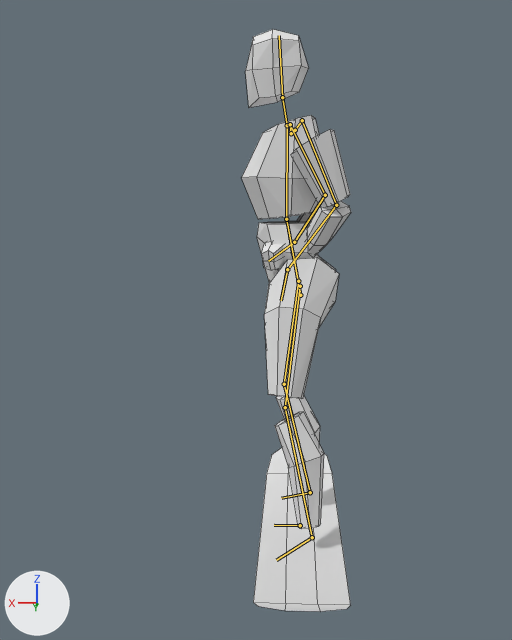
Before and after pictures for a commit that changed the Blender file chars/Snowboarder.blend.
One viewpoint serves both versions: a camera (50 mm lens) standing at (0.04, 3.31, 0.59) and looking at (0.21, 0.01, 0.05). Every picture has the same lights, and +X, +Y and +Z are marked at lower left. Both versions are drawn at frame 5 of the action 'Rotate Left'; the numbers are the values there. The bones that bend it are drawn over the model as lines. Mesh edges are drawn as thin lines.

The first picture shows 'Snowboarder'.
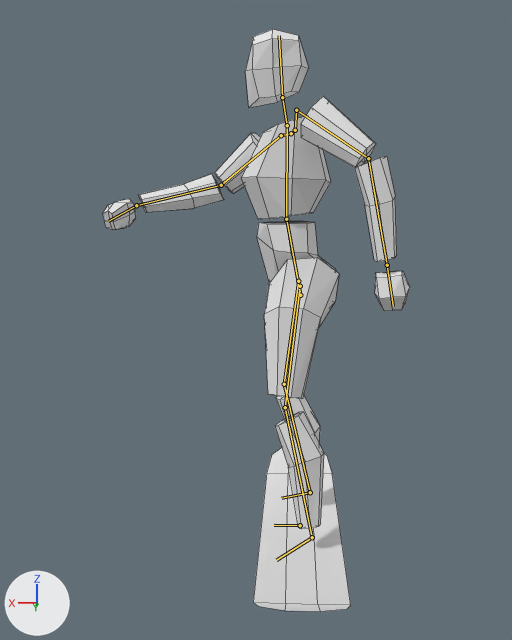
What differs and where, as boxes [x1, y1, x2, y2] in the pictures (512 x 640 px):
'Snowboarder', posed (181% wider): before [242, 29, 351, 612]; after [102, 29, 410, 612]
bone 'Left Hand', root to tip: before (287, 269) to (281, 300); after (387, 265) to (393, 306)
bone 'Right Hand', root to tip: before (294, 242) to (268, 261); after (136, 205) to (108, 221)

Patch to the scene script:
```diff
--- a/chars/Snowboarder.blend.py
+++ b/chars/Snowboarder.blend.py
@@ bone_left_hand @@
 bone_left_hand = bpy.data.objects['Armature'].pose.bones['Left Hand']  # child of 'Snowboard'
-bone_left_hand.location = (0.378, -0.087, -0.063)
-bone_left_hand.rotation_quaternion = (0.937, -0.014, 0.224, -0.098)  # degrees (-5, 26, -13)
+bone_left_hand.location = (-0.031, -0.367, -0.413)
+bone_left_hand.rotation_quaternion = (0.942, -0.218, 0.062, 0.024)  # degrees (-26, 8, 1)
@@ bone_right_hand @@
 bone_right_hand = bpy.data.objects['Armature'].pose.bones['Right Hand']  # child of 'Snowboard'
-bone_right_hand.location = (-0.437, -0.215, -0.06)
-bone_right_hand.rotation_quaternion = (0.578, 0.234, -0.287, 0.089)  # degrees (47, -51, -6)
+bone_right_hand.location = (-0.184, -0.241, 0.778)
+bone_right_hand.rotation_quaternion = (0.573, 0.236, -0.292, 0.102)  # degrees (47, -53, -4)
```
